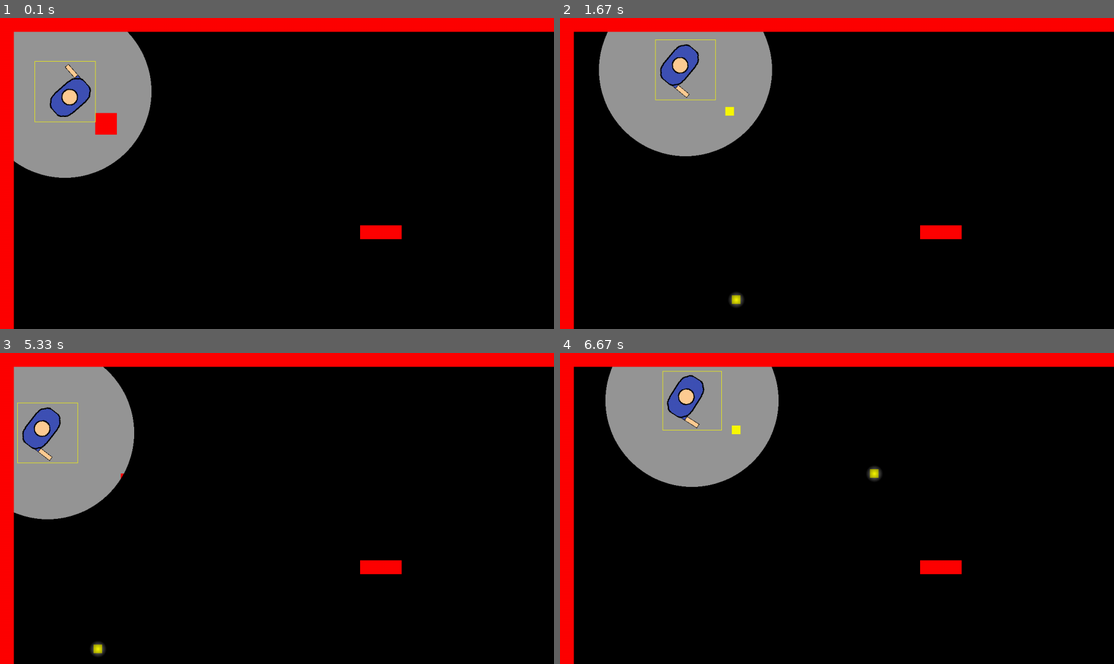
Above: before the commit, frames 1-4 (two rows, left to right).
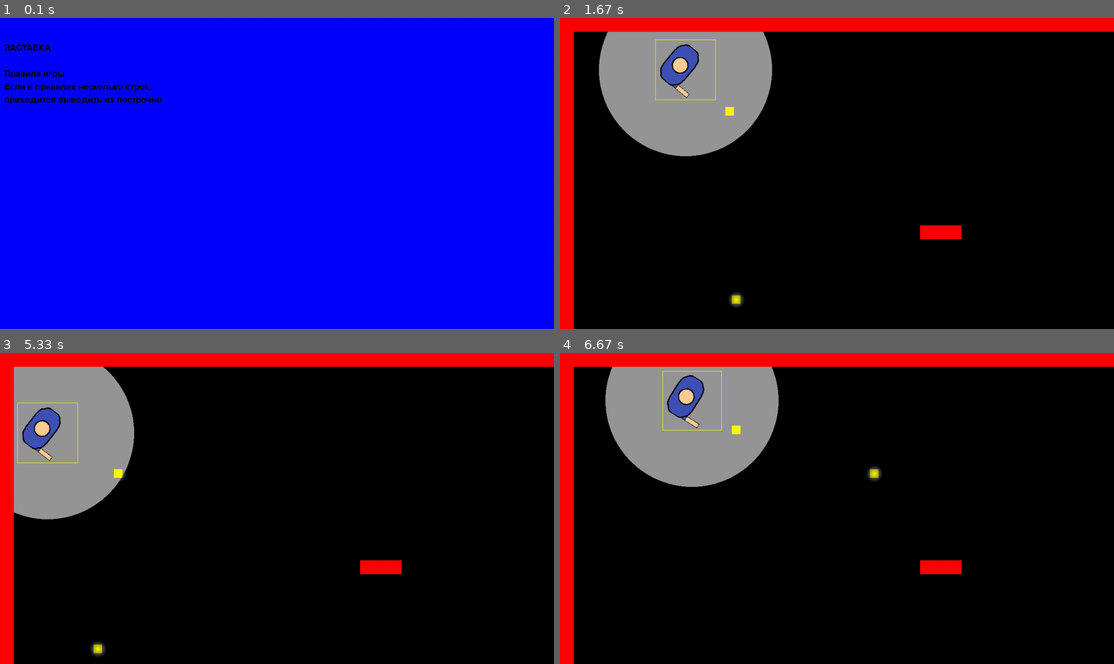
Above: after the commit, the same moments.

Repository: samsadlonka/yandex_pygame_project
Game: pygame game, started from main.py
Two runs of this game, one before a commit and one after it. Both use one fixed random seed, a clock stepped at 60 frames per second and the inputs below.
Inputs (mouse positions are in pixels of both pictures, inside the frame that each line leads up to):
- Up to frame 1 (0.1 s): no input
- Up to frame 2 (1.67 s): click (837, 173) at 0.38 s; hold Right 0.67-1.13 s; move the mouse to (814, 185) at 0.7 s; click (704, 176) at 1.22 s; hold Up from 1.5 s (still down); click (892, 241) at 1.58 s
- Up to frame 3 (5.33 s): release Up at 1.8 s; hold Right 1.83-2.3 s; click (105, 461) at 1.92 s; hold Left 2.33-2.87 s; click (360, 399) at 2.42 s; hold Down 2.9-3.2 s; click (481, 617) at 2.98 s; hold Left 3.23-3.63 s; click (343, 536) at 3.32 s; hold Up 3.67-4.03 s; click (132, 393) at 3.75 s; hold Right 4.07-4.7 s; click (144, 446) at 4.15 s; hold Down 4.73-5.1 s; click (77, 499) at 4.82 s; hold Left from 5.13 s (still down); click (249, 589) at 5.22 s
- Up to frame 4 (6.67 s): release Left at 5.6 s; hold Right 5.63-6.1 s; click (842, 539) at 5.72 s; hold Up 6.13-6.43 s; click (820, 455) at 6.22 s; hold Right from 6.47 s (still down); click (1047, 626) at 6.55 s

The runs differ from the first frame. In frame 1, 100% of the frame differs, in the area x 0-100%, y 0-100%; in frame 2, nothing differs; in frame 3, less than 0.1%; in frame 4, nothing differs.

Commit message:
план.тхт

Diff:
--- a/main.py
+++ b/main.py
@@ -63,6 +63,7 @@
 def terminate():
     pygame.quit()
     sys.exit()
+
 
 def load_sound(name):
     fullname = os.path.join('data', name)
@@ -206,10 +207,11 @@
     def shoot(self, pos, camera):
         self.can_shoot_flag = False
         real_pos = camera.get_real_pos(pos)
-        if pos[0] > self.rect.right or pos[0] < self.rect.left:
+        # для проверки нужна реальная позиция мыши(в координатах игры, а не окна)
+        if real_pos[0] > self.rect.right or real_pos[0] < self.rect.left:
             bullet = Bullet(self.shoot_pos_now, real_pos, (bullets_group, all_sprites))
             self.shoot_sound.play()
-        elif  pos[1] > self.rect.bottom or pos[1] < self.rect.top:
+        elif real_pos[1] > self.rect.bottom or real_pos[1] < self.rect.top:
             bullet = Bullet(self.shoot_pos_now, real_pos, (bullets_group, all_sprites))
             self.shoot_sound.play()
 
@@ -474,5 +476,5 @@
 
 
 if __name__ == '__main__':
-    # start_screen()
+    start_screen()
     main()
--- /dev/null
+++ b/plan.txt
@@ -0,0 +1,20 @@
+1. модель игрока(2-ух цветов)
+2. вылет пули из оружия
+3. map(2+)
+4. сделать lamp
+5*. Украшение...(для уровня)
+6. Звуки!
+    выстрелы +
+    ходьба -
+    background -
+    попадание в игрока -
+    начало \ конец раунда -
+
+7*. Оружие
+8. menu
+9. рестарт для игрока
+10. Раунд(время, очки..)
+
+n. Онлайн
+    - координаты игроков
+    - классы пуль
